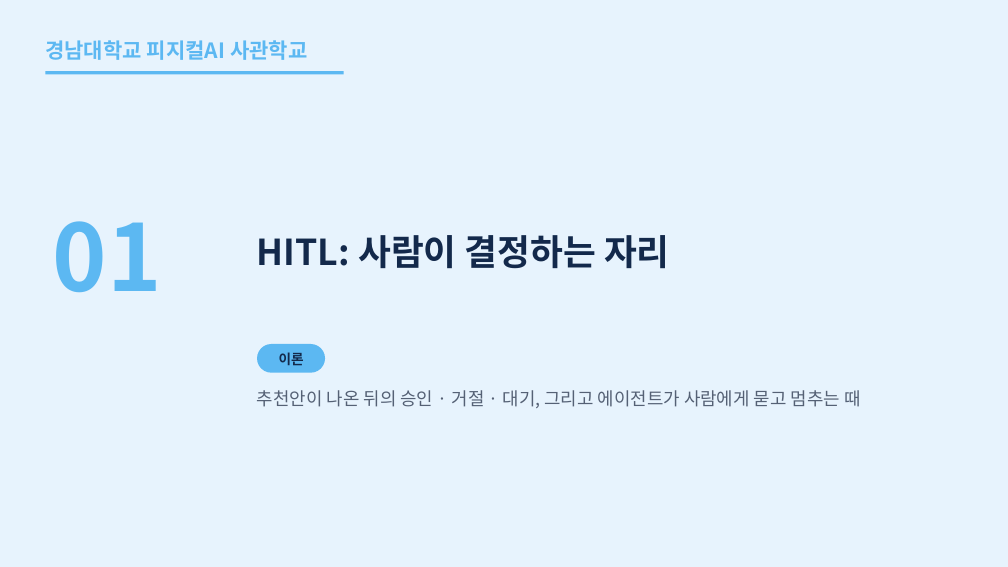
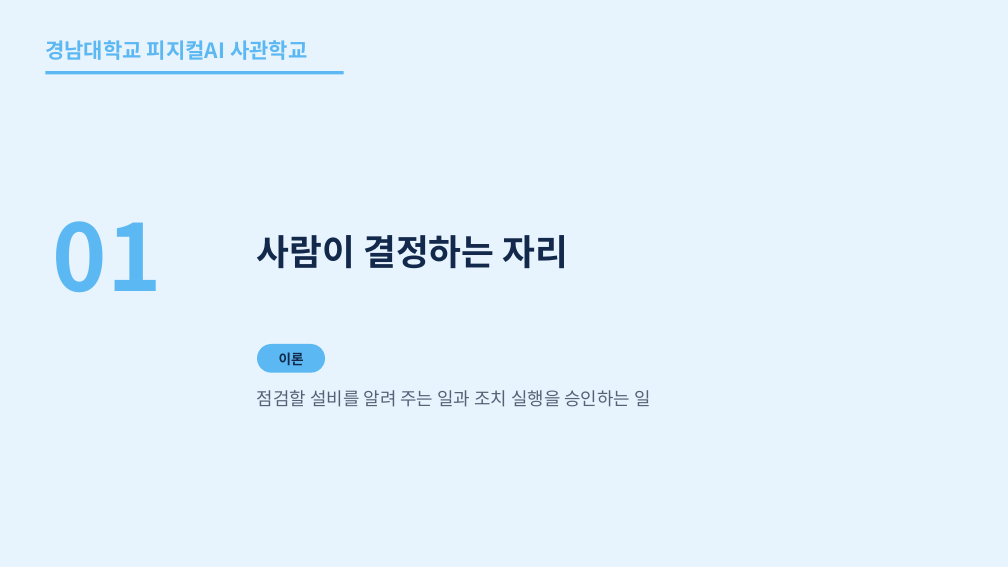
Before and after one commit to uengine-oss/hyd-iot-edu, a slide deck: slide 4 of workspace/강의제작/산출물/통합반/이론/07회차/통합반_07일차.pptx. Drawn at 1008x567 pixels with LibreOffice and Linux fonts; fonts in the diff are those of the drawing. Boxes give left, top, right and bottom in pixels: in the first picture for what was removed or moved away, otherwise in the second. Text is boxed around its words. In the diff, an @@ line names an element or a change of style, - is before the commit and + after.

Commit message:
통합반 7회차 1~13장의 승인·질문·종료 분기를 개편하고 시험 낭독과 공식 렌더 대기를 기록

```diff
--- a/workspace/강의제작/산출물/통합반/이론/07회차/통합반_07일차.pptx
+++ b/workspace/강의제작/산출물/통합반/이론/07회차/통합반_07일차.pptx
@@ text at [257, 235, 569, 269]: text changed @@
-HITL: 사람이 결정하는 자리
+사람이 결정하는 자리
@@ text at [257, 390, 650, 407]: text changed @@
-추천안이 나온 뒤의 승인 · 거절 · 대기, 그리고 에이전트가 사람에게 묻고 멈추는 때
+점검할 설비를 알려 주는 일과 조치 실행을 승인하는 일
```
Also in this commit, not shown: 12 other slides changed, 29 other files.
